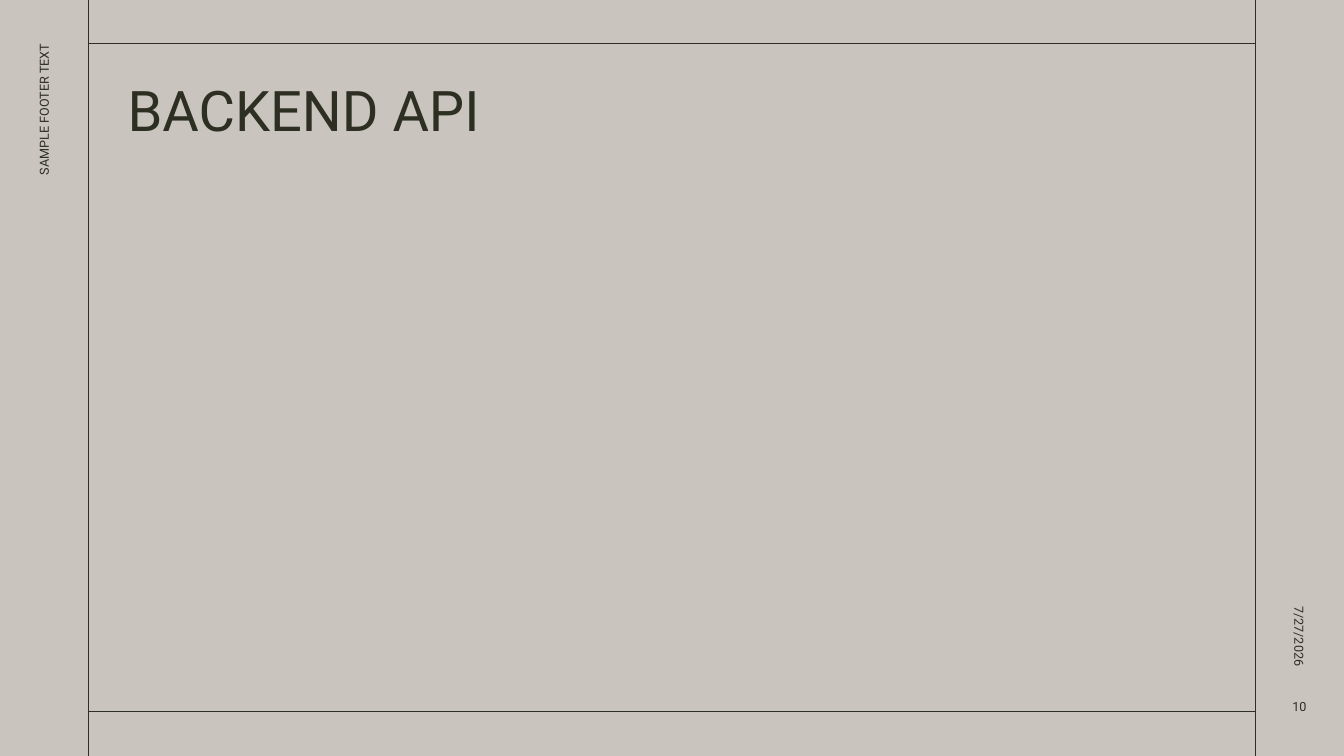
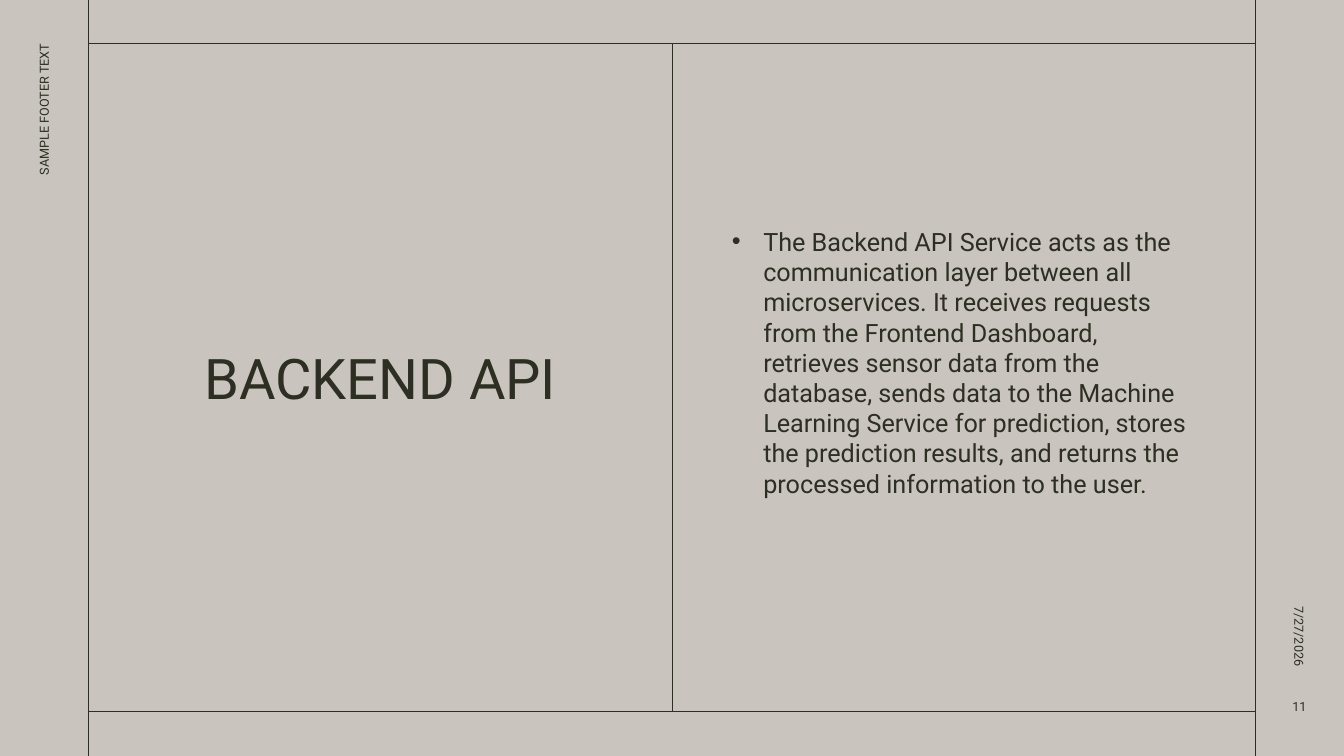
Before and after one commit to cucucumber789-svg/EGT307_T2_Bacon, a slide deck: slide 11 of EGT307 PRESENTATION.pptx (slide 10 before the commit). Drawn at 1344x756 pixels with LibreOffice and Linux fonts; fonts in the diff are those of the drawing. Boxes give left, top, right and bottom in pixels: in the first picture for what was removed or moved away, otherwise in the second. Text is boxed around its words. In the diff, an @@ line names an element or a change of style, - is before the commit and + after.

```diff
--- a/EGT307 PRESENTATION.pptx
+++ b/EGT307 PRESENTATION.pptx
@@ line added from (673, 44) to (673, 712), #2C2F21 0.5 pt @@
@@ title "BACKEND API": place and size @@
-title "BACKEND API" at (128, 90, 480, 132)
+title "BACKEND API" at (204, 358, 556, 400)
@@ title "BACKEND API" at (204, 358, 556, 400): alignment left to centre; vertical alignment top to middle @@
@@ text added at (763, 232, 1186, 498), 18 pt, text #2C2F21 @@
+• The Backend API Service acts as the communication layer between all microservices. It receives requests from the Frontend Dashboard, retrieves sensor data from the database, sends data to the Machine Learning Service for prediction, stores the prediction results, and returns the processed information to the user.
@@ page number at (1292, 702, 1306, 711): text changed @@
-10
+11
```
Also in this commit, not shown: 6 other slides changed, 2 other files.
